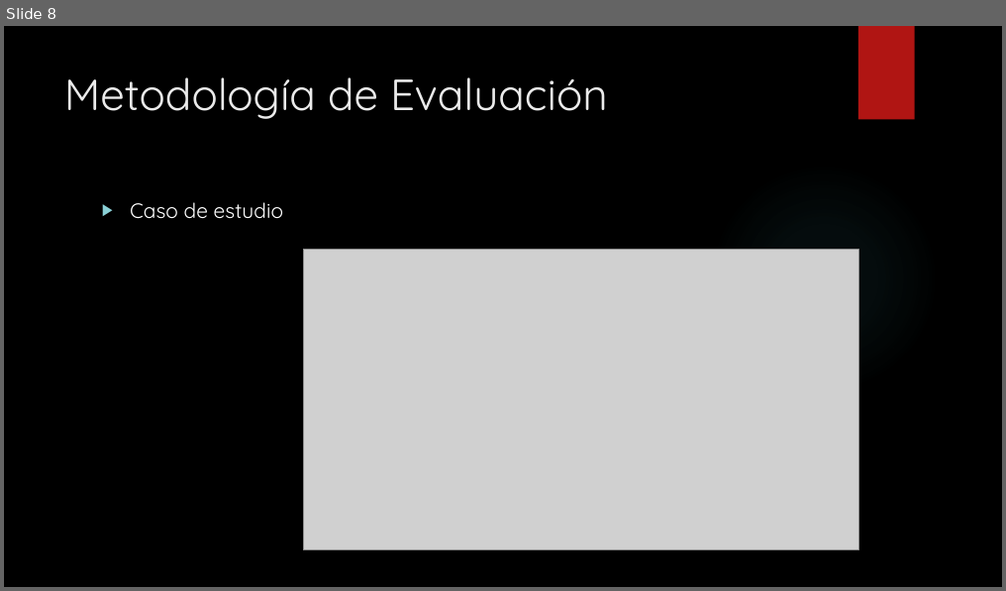
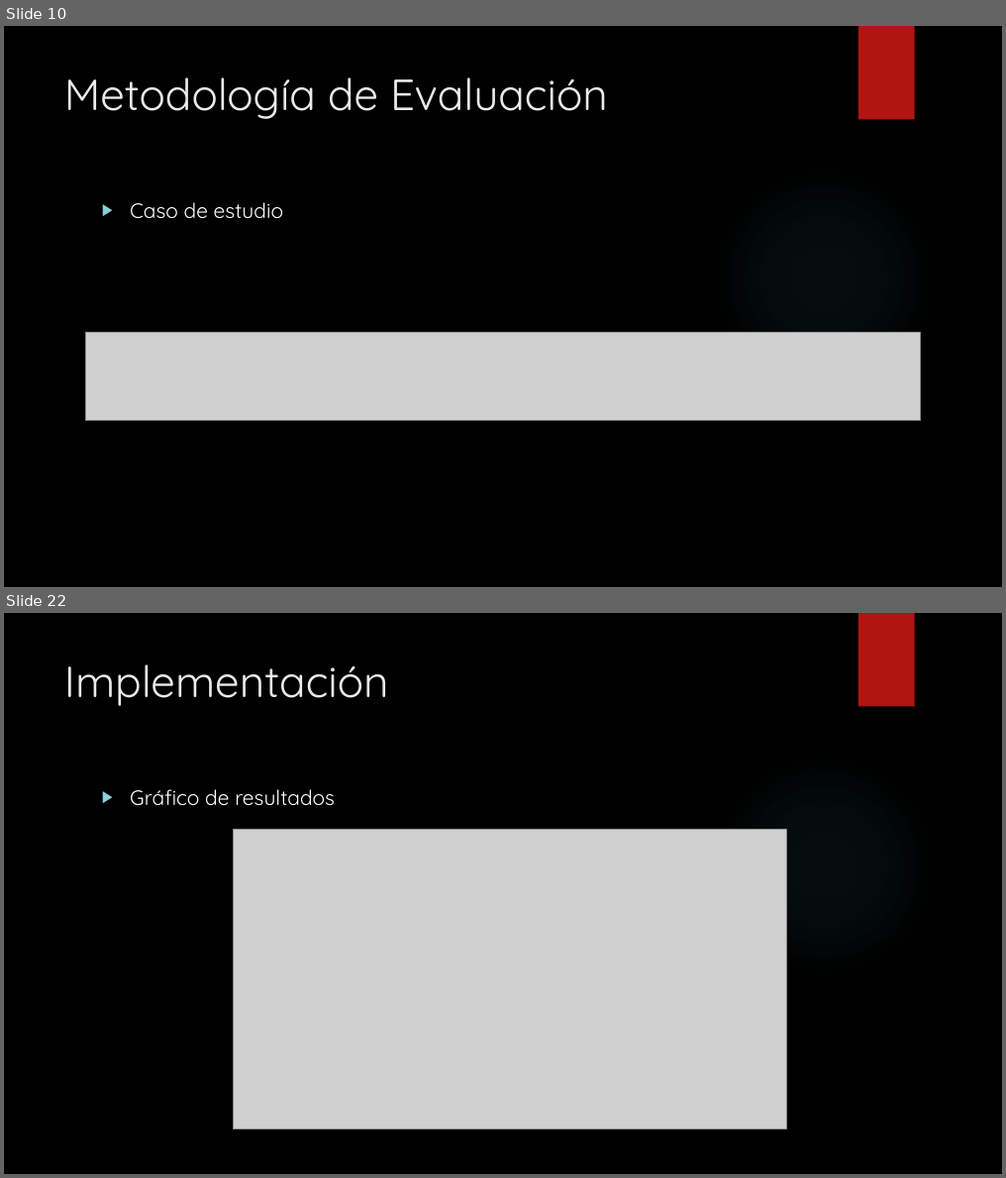
Before and after one commit to gsanhuezafuentes/ProyectoDeMemoria, a slide deck: presentacion/JHawanet.pptx. Shown one above the other, each under a label of ours: slide 8 before the commit, slides 10 and 22 after it; the slides between them are not shown. The pictures are 1006x591 and 1006x1178 pixels, drawn with LibreOffice and Linux fonts; fonts in the diff are those of the drawing; grey boxes stand for pictures; background and template pictures are left out. Boxes give left, top, right and bottom in pixels: in the first picture for what was removed or moved away, otherwise in the second. Text is boxed around its words. In the diff, an @@ line names an element or a change of style, - is before the commit and + after.

```diff
--- a/presentacion/JHawanet.pptx
+++ b/presentacion/JHawanet.pptx
@@ slide 22 added at (4, 613, 1002, 1174), background picture (left out); not listed: 2 template elements that a slide beside it also shows @@
@@ title added at (64, 664, 389, 706), 42 pt, text #EBEBEB @@
+Implementación
@@ text added at (130, 789, 335, 806), 20 pt, text #FFFFFF @@
+▶ Gráfico de resultados
@@ picture added at (233, 830, 786, 1130) @@
@@ what was slide 8 is now slide 10 @@
@@ slide 10 changed as well @@
@@ picture removed at (303, 250, 859, 551) @@
@@ picture added at (85, 333, 921, 421) @@
```
Also in this commit, not shown: 5 other slides changed, 30 other slides added, 36 other files.
